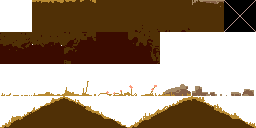
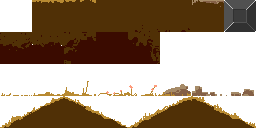
Comparing the layer stacks of the two 256 x 128 images. Changes:
painted on "Layer 0" over [224, 0, 256, 32]
